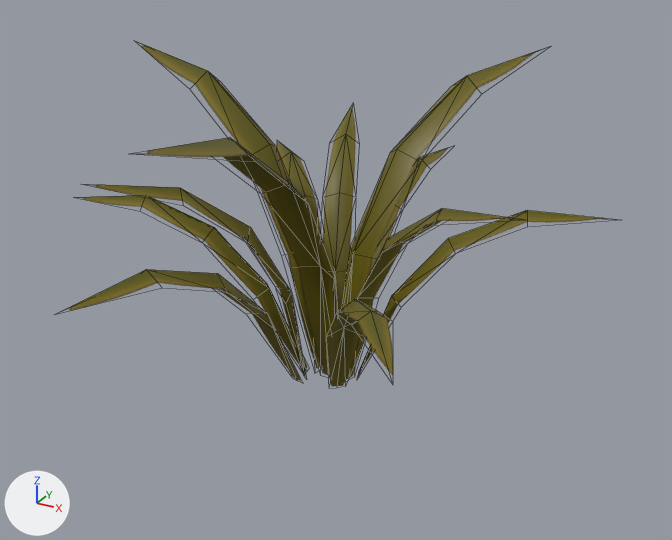
An edit to the FBX model Assets/Stylized_Egypt/Meshes/plants/SM_bush_03.fbx, drawn before and after from the same camera.
One viewpoint serves both versions: a 50 mm lens placed at (1.48, -2.64, 1.69), pointed at (-0.05, 0.14, 0.3). Every picture has the same lights, and +X, +Y and +Z are marked at lower left. Mesh edges are drawn as thin lines. Where no turn or scale is listed for an object, it has been applied to the vertices.

Script lines for the objects in view, before the commit:
```python
me_sm_bush_03 = bpy.data.meshes.new('SM_bush_03')
me_sm_bush_03.from_pydata(...)  # 156 vertices, 168 faces; spans x -0.97..0.92, y -1.0..0.95, z -0.05..1.05
me_sm_bush_03.materials.append(mat_mi_plants_01_inst)
ob_sm_bush_03 = bpy.data.objects.new('SM_bush_03', me_sm_bush_03)
ob_sm_bush_03.location = (0.0, 0.0, 0.0)
```
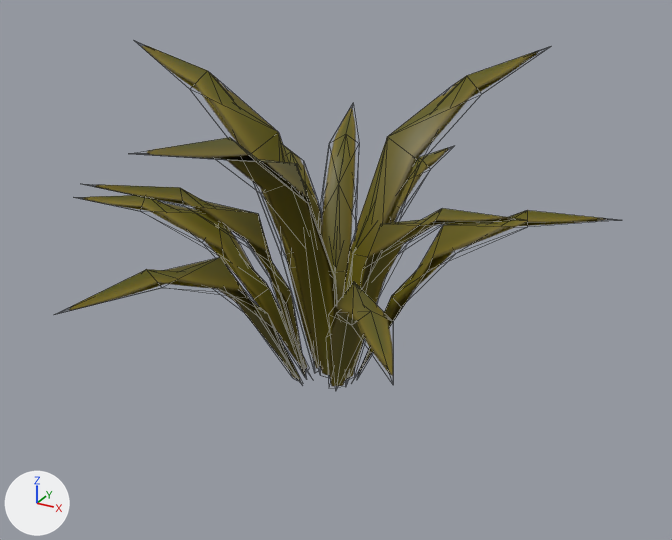
Changed parts and their boxes [x1, y1, x2, y2] in the pictures (672 x 540 px):
'SM_bush_03_LOD1', added
    after: [69, 52, 608, 382]

Diff of the bpy script that builds the scene:
```diff
--- a/Assets/Stylized_Egypt/Meshes/plants/SM_bush_03.fbx.py
+++ b/Assets/Stylized_Egypt/Meshes/plants/SM_bush_03.fbx.py
@@ me_sm_bush_03_001 @@
+me_sm_bush_03_001.from_pydata(...)  # 96 vertices, 84 faces; spans x -0.97..0.92, y -1.0..0.95, z -0.08..1.05
+me_sm_bush_03_001.materials.append(mat_mi_plants_01_inst)
@@ ob_sm_bush_03_lod1 @@
+ob_sm_bush_03_lod1 = bpy.data.objects.new('SM_bush_03_LOD1', me_sm_bush_03_001)
+ob_sm_bush_03_lod1.location = (0.0, 0.0, 0.0)
```
